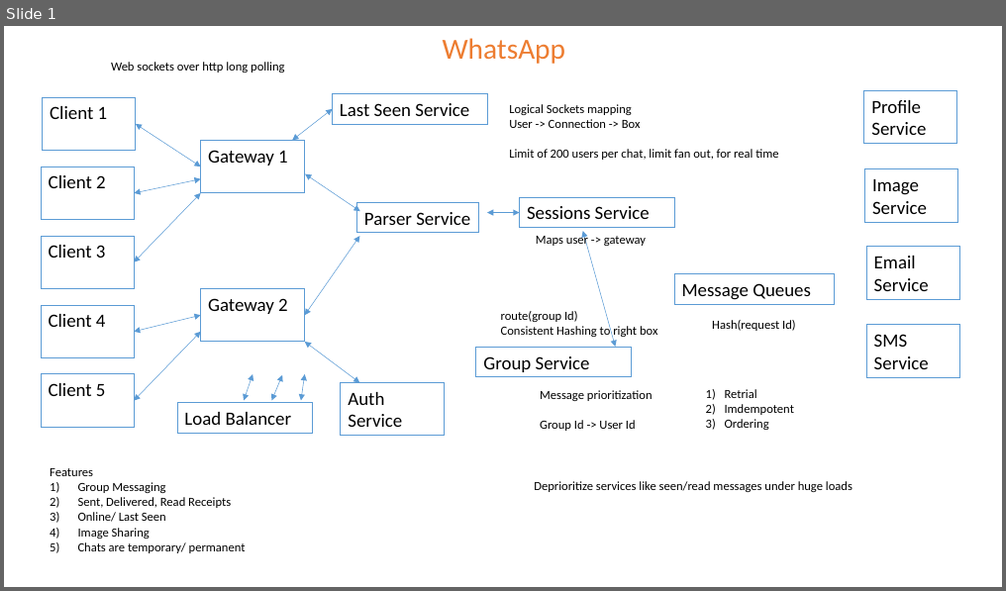
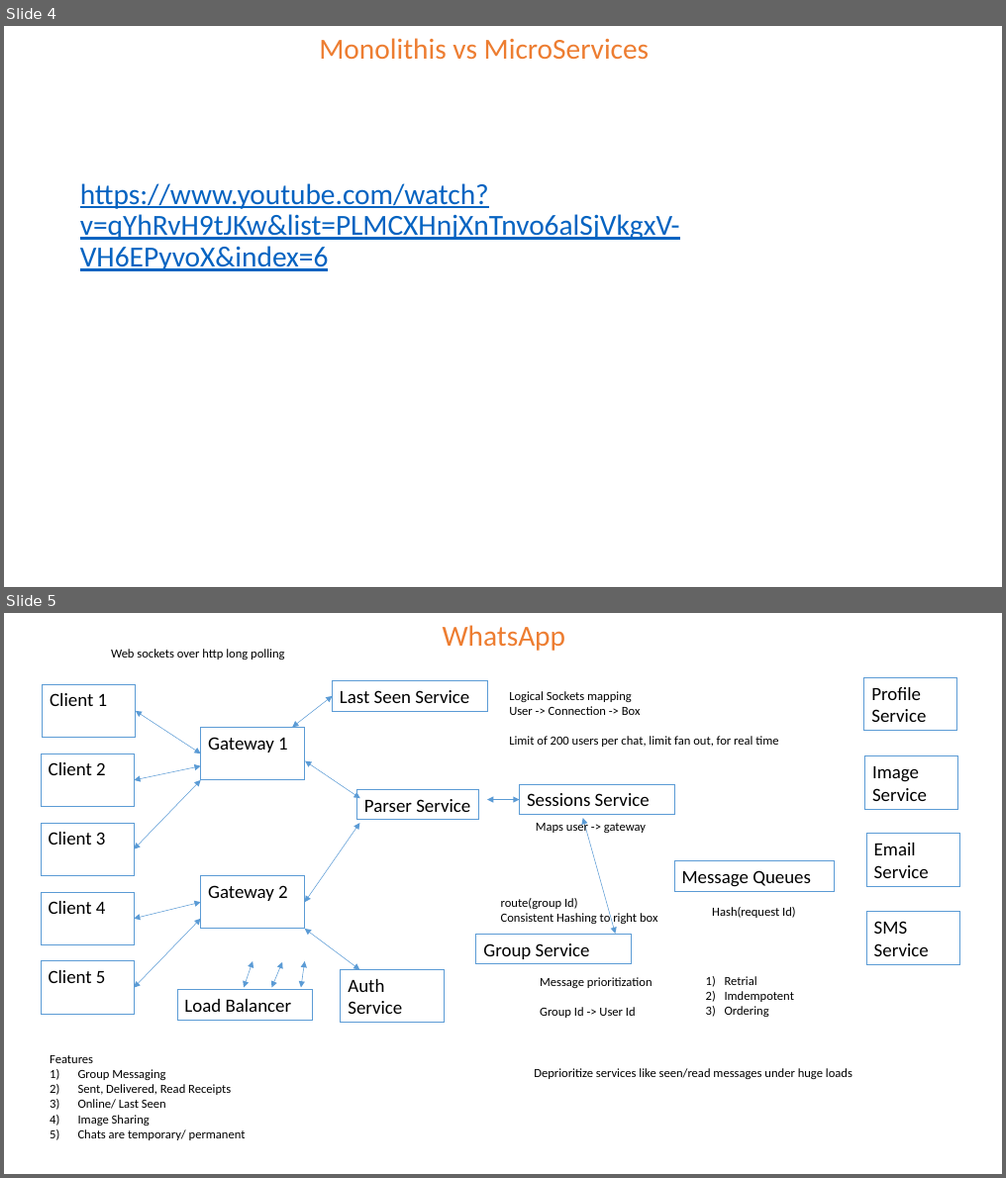
Before and after one commit to the-potato-man/Leetcode, a slide deck: design/System Design Notes.pptx. Shown one above the other, each under a label of ours: slide 1 before the commit, slides 4 and 5 after it. The pictures are 1006x591 and 1006x1178 pixels, drawn with LibreOffice and Linux fonts; fonts in the diff are those of the drawing. Boxes give left, top, right and bottom in pixels: in the first picture for what was removed or moved away, otherwise in the second. Text is boxed around its words. In the diff, an @@ line names an element or a change of style, - is before the commit and + after.

```diff
--- a/design/System Design Notes.pptx
+++ b/design/System Design Notes.pptx
@@ slide 4 added at [4, 26, 1002, 587], background #FFFFFF @@
@@ text added at [319, 38, 649, 59], 28 pt, text #ED7D31 @@
+Monolithis vs MicroServices
@@ text added at [80, 183, 680, 272], 28 pt, text #0563C1, underline @@
+https://www.youtube.com/watch?v=qYhRvH9tJKw&list=PLMCXHnjXnTnvo6alSjVkgxV-VH6EPyvoX&index=6
@@ what was slide 1 is now slide 5 @@
```
Also in this commit, not shown: 3 other slides added.
